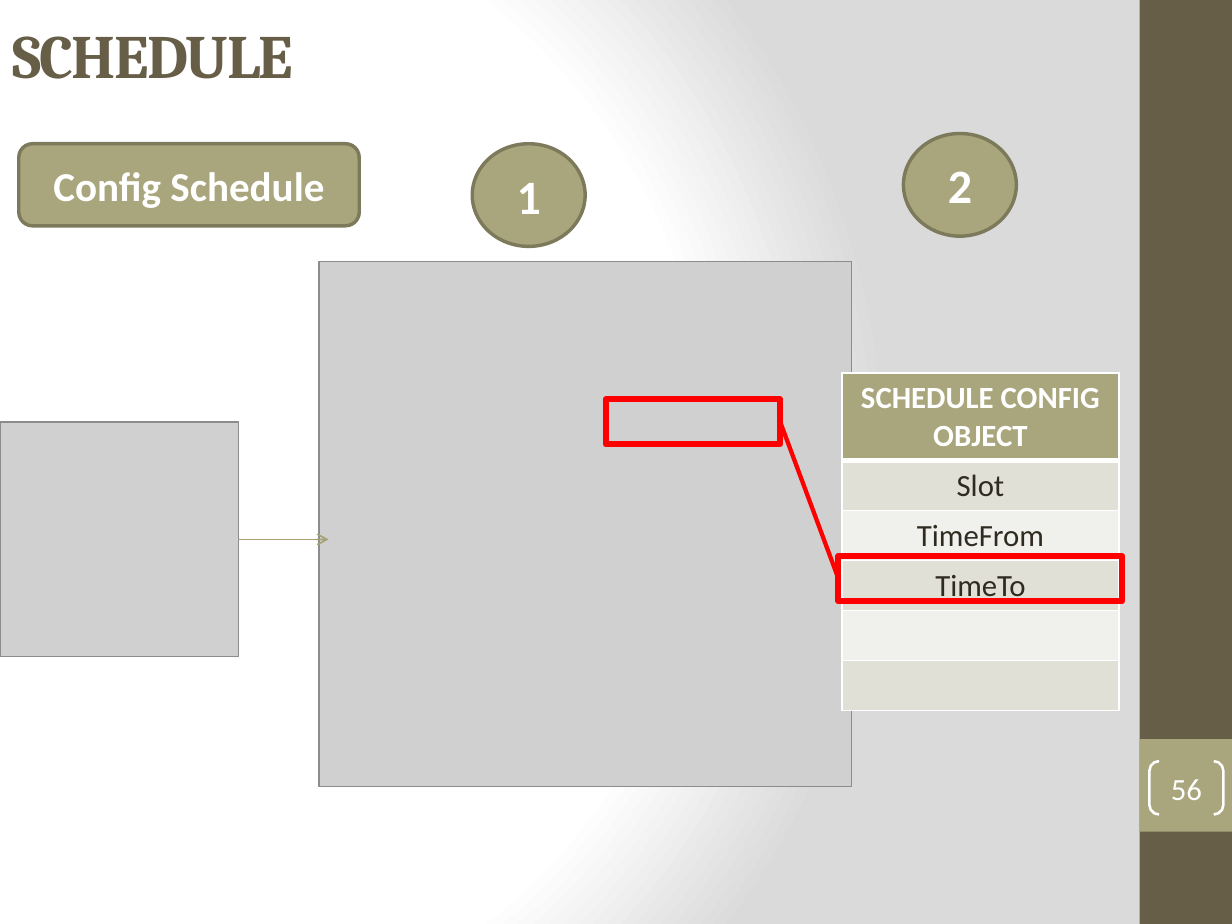
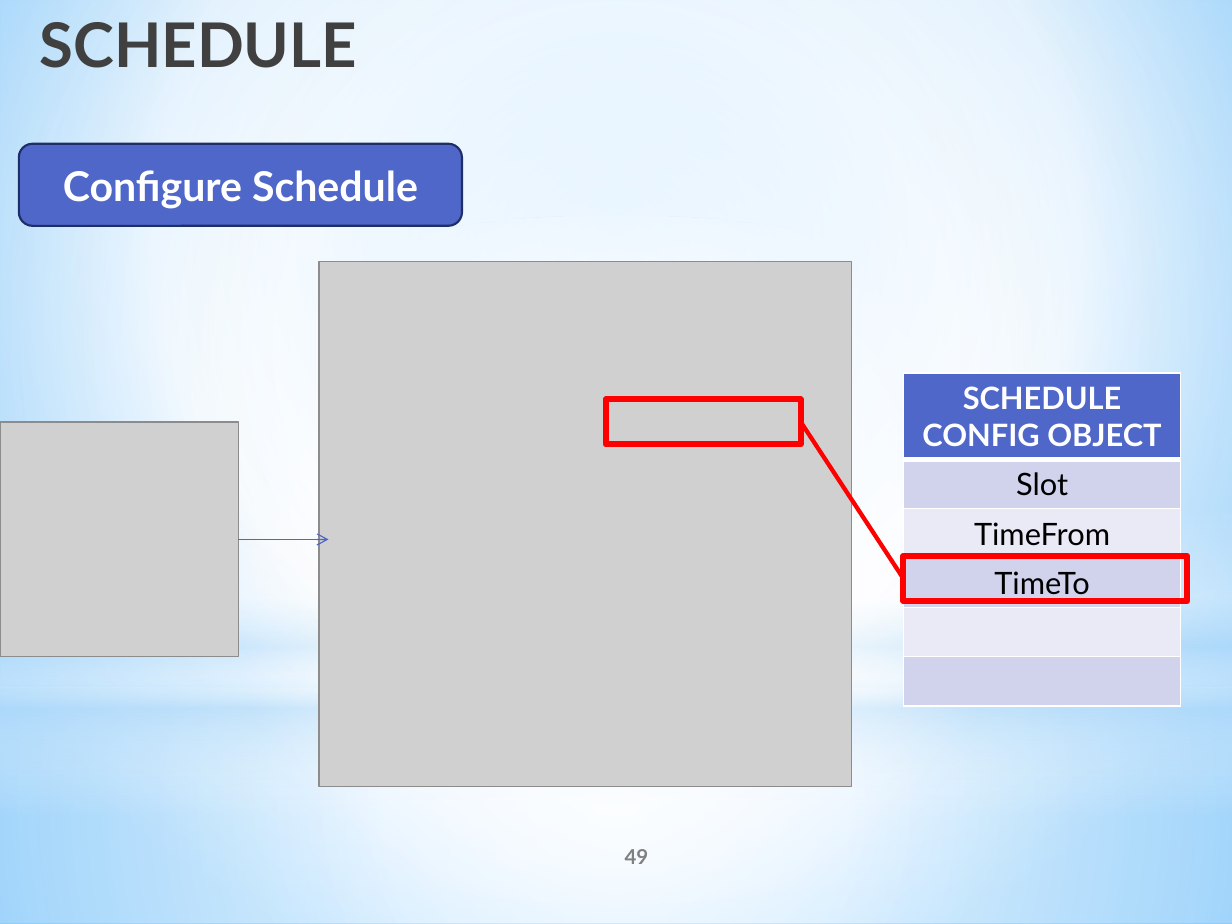
Before and after one commit to tranquang9a1/ECRM, a slide deck: slide 49 of Document/ECRM-Presentation v5.pptx (slide 56 before the commit). Drawn at 1232x924 pixels with LibreOffice and Linux fonts; fonts in the diff are those of the drawing; grey boxes stand for pictures. Boxes give left, top, right and bottom in pixels: in the first picture for what was removed or moved away, otherwise in the second. Text is boxed around its words. In the diff, an @@ line names an element or a change of style, - is before the commit and + after.

```diff
--- a/Document/ECRM-Presentation v5.pptx
+++ b/Document/ECRM-Presentation v5.pptx
@@ background gradient #FFFFFF to #DADADA to gradient #9ED5FF to #FFFFFF to #5BB9FF @@
@@ text "SCHEDULE" at (40,22,357,68): font Cambria to Lato, text colour #675E47 to gradient #000000 to #404040 to #212745, letter spacing -1 to 0 pt; alignment left to right; vertical alignment middle to top @@
@@ rectangle added at (0,0,1232,687), fill gradient #FFFFFF to #B4DCFA @@
@@ rectangle removed at (1140,0,1232,924) @@
@@ rounded rectangle "Configure Schedule": place and size @@
-rounded rectangle "Configure Schedule" at (18,144,359,227)
+rounded rectangle "Configure Schedule" at (18,144,462,227)
@@ rounded rectangle "Configure Schedule" at (18,144,462,227): fill #A9A57C to #4E67C8; outline #7D7A5C 2 pt to #1F2E69 1.25 pt @@
@@ ellipse removed at (472,144,585,246) @@
-1
@@ ellipse removed at (903,133,1016,235) @@
-2
@@ text in rounded rectangle at (63,170,418,209): text changed; font Calibri to Lato @@
-Config Schedule
+Configure Schedule
@@ ellipse added at (0,216,1232,903), fill gradient #FFFFFF @@
@@ table at (903,373,1180,706) @@
@@ fill #A9A57C to #4E67C8 in row 1, column 1 @@
@@ fill #E2E1D7 to #D0D3EB in 3 cells @@
@@ fill #F1F0EC to #E9EBF5 in 2 cells @@
@@ font Calibri to Lato @@
@@ text colour #2F2B20 to #000000 in "Slot", "TimeFrom", "TimeTo" @@
@@ table: place and size @@
-table at (841,373,1119,706)
+table at (903,373,1180,706)
@@ rectangle: place and size @@
-rectangle at (606,399,781,445)
+rectangle at (606,399,801,445)
@@ line moved from (780, 423) - (839, 579) to (801, 423) - (903, 579) @@
@@ rectangle added at (0,508,1232,816), fill gradient #FFFFFF to #B4DCFA @@
@@ arrow (238, 540) - (329, 540): stroke #A6A278 1 pt to #4E67C8 0.75 pt @@
@@ rectangle: place and size @@
-rectangle at (839,556,1124,601)
+rectangle at (903,556,1188,601)
@@ rectangle added at (0,687,1232,924), fill gradient #FFFFFF to #B4DCFA @@
@@ rectangle removed at (1140,739,1232,832) @@
@@ page number removed at (1149,761,1223,814) @@
-56
@@ page number added at (625,849,649,864), 12 pt, text #808080, bold @@
+49
```
Also in this commit, not shown: 112 other slides changed, 32 slides added, 25 slides removed.
